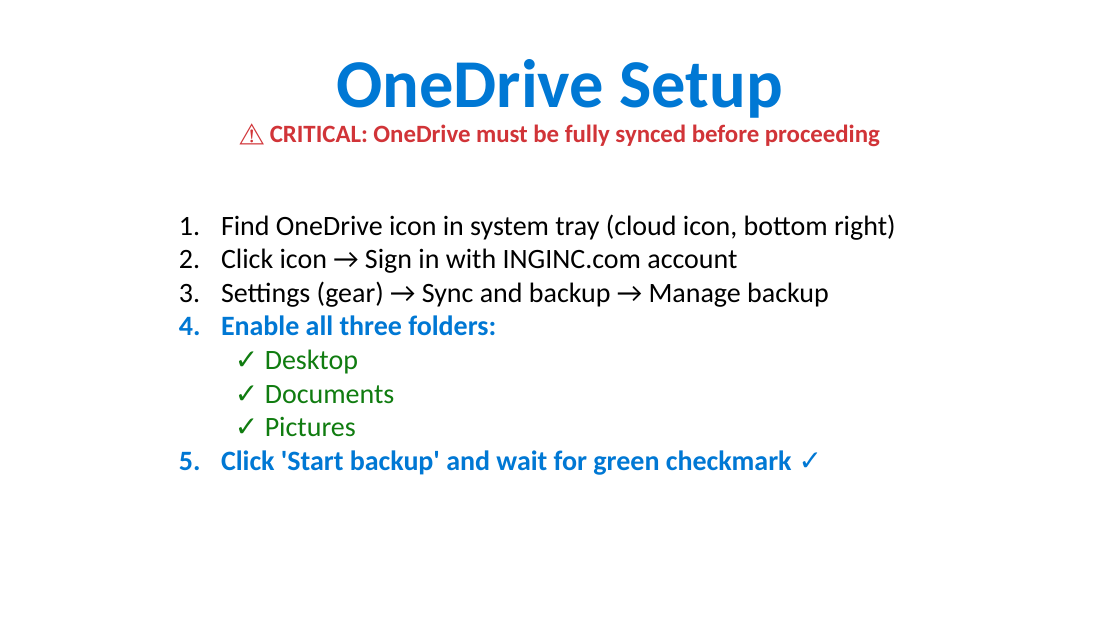
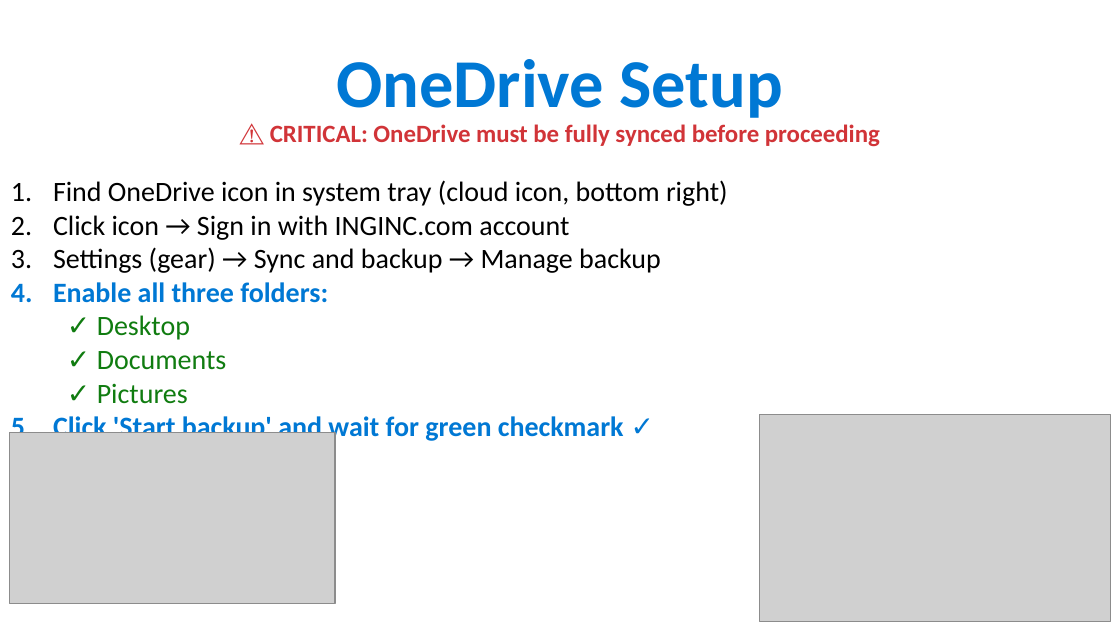
Before and after one commit to ipsghonline/tmp, a slide deck: slide 3 of presentation/Phase1-Backup-Guide.pptx. Drawn at 1120x630 pixels with LibreOffice and Linux fonts; fonts in the diff are those of the drawing; grey boxes stand for pictures. Boxes give left, top, right and bottom in pixels: in the first picture for what was removed or moved away, otherwise in the second. Text is boxed around its words. In the diff, an @@ line names an element or a change of style, - is before the commit and + after.

```diff
--- a/presentation/Phase1-Backup-Guide.pptx
+++ b/presentation/Phase1-Backup-Guide.pptx
@@ text "Find OneDrive icon in system ..." moved from (x1=221, y1=214, x2=896, y2=475) to (x1=53, y1=180, x2=728, y2=443) @@
@@ picture added at (x1=759, y1=414, x2=1111, y2=622) @@
@@ picture added at (x1=9, y1=432, x2=335, y2=603) @@
```
Also in this commit, not shown: 3 other slides changed, 3 slides added.
